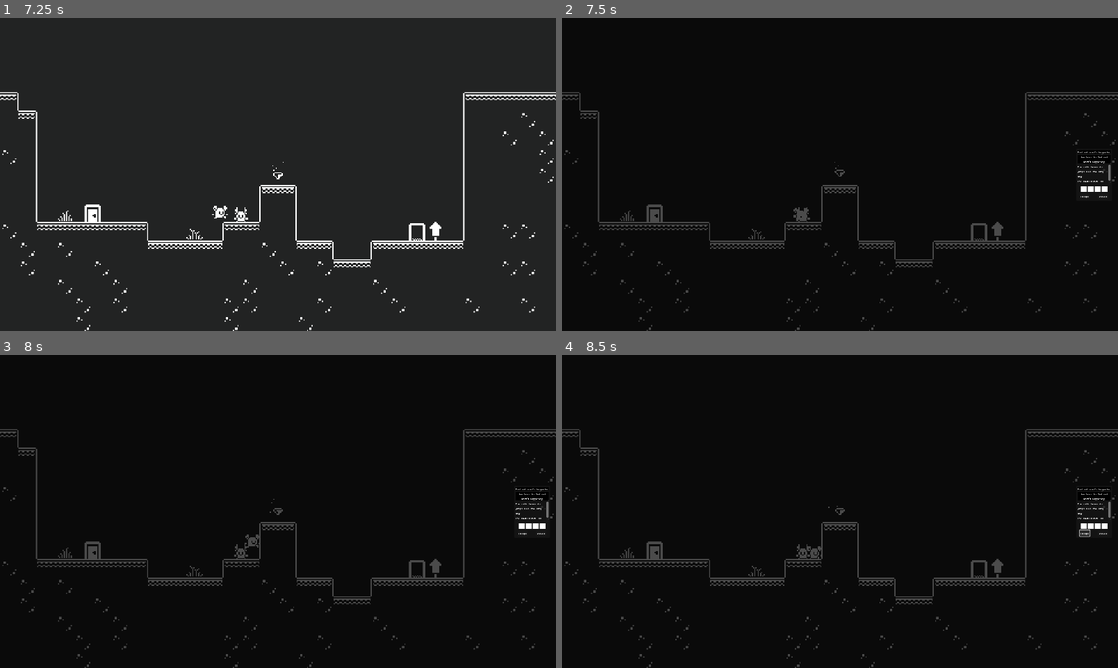
Above: before the commit, frames 1-4 (two rows, left to right).
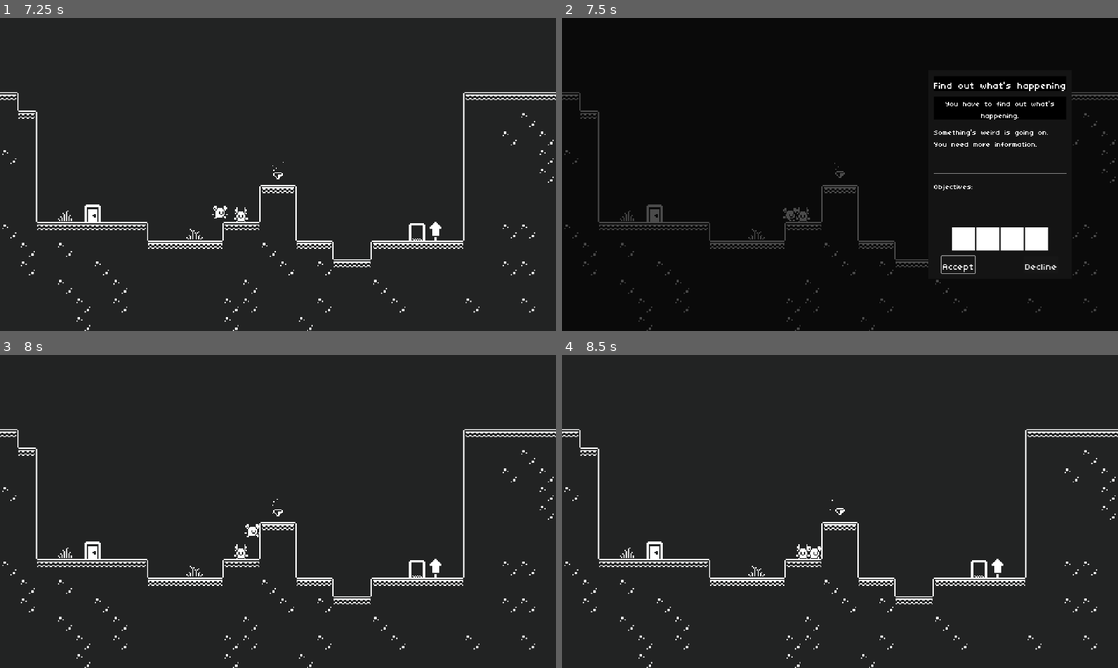
Above: after the commit, the same moments.

Repository: jrenato/duality
Game: Godot game, scene res://UI/main_menu.tscn
Same seed, same stepped clock (60 frames per second), same inputs: the game is played once before the commit and once after it.
Inputs (mouse positions are in pixels of both pictures, inside the frame that each line leads up to):
- Up to frame 1 (7.25 s): click "Start" at 0.5 s; tap Enter at 1.25 s; hold D (move_right) 1.28-2.78 s; tap W (interact) at 1.35, 2.3, 2.85, 3.6, 5.1, 5.85, 6.8 s; tap Space (jump) at 1.52, 1.55, 1.82, 2.1, 2.27, 2.57, 3.05, 3.77, 4.07, 4.35, 4.52, 4.82, 5.27, 5.57, 6.05, 6.6, 6.77, 7.07 s; hold A (move_left) 2.78-5.03 s; hold D (move_right) from 5.03 s (still down)
- Up to frame 2 (7.5 s): keep holding D (move_right); tap W (interact) at 7.35 s
- Up to frame 3 (8 s): keep holding D (move_right); tap Space (jump) at 7.52, 7.55, 7.82 s
- Up to frame 4 (8.5 s): release D (move_right) at 8 s; click (1084, 533) at 8 s, where only the run before the commit has a clickable "Accept"

Frame 1 is identical in both runs. In frame 2, 2.8% of the frame differs, in the area x 39-99%, y 20-82%; in frame 3, 99%; in frame 4, 99%, in the area x 0-100%, y 0-100%.

Commit message:
Completed quest giver ui

Diff:
--- a/Autoloads/sound_player.tscn
+++ b/Autoloads/sound_player.tscn
@@ -3,6 +3,7 @@
 [ext_resource type="Script" path="res://Autoloads/sound_player.gd" id="1_8v342"]
 
 [node name="SoundPlayer" type="Node"]
+process_mode = 3
 script = ExtResource("1_8v342")
 
 [node name="SoundPlayers" type="Node" parent="."]
--- a/Systems/Quest/Components/quest_giver_component.gd
+++ b/Systems/Quest/Components/quest_giver_component.gd
@@ -6,11 +6,16 @@
 
 var quest_details : QuestDetails
 
+var interacting_player : Player
+
 
 func _ready() -> void:
 	quest_giver_screen.visible = false
 	quest_details = QuestDatabase.get_quest(1001)
 	quest_giver_screen.set_quest_details(quest_details)
+
+	quest_giver_screen.accept_button.pressed.connect(_on_accept_button_pressed)
+	quest_giver_screen.decline_button.pressed.connect(_on_decline_button_pressed)
 
 
 func interact_with(player : Player) -> void:
@@ -21,8 +26,26 @@
 		print("You already have that quest")
 		return
 
-	display_quest()
+	interacting_player = player
+	display_quest_screen()
 
 
-func display_quest() -> void:
+func display_quest_screen() -> void:
 	quest_giver_screen.visible = true
+	quest_giver_screen.accept_button.grab_focus()
+	get_tree().paused = true
+
+
+func hide_quest_screen() -> void:
+	quest_giver_screen.visible = false
+	get_tree().paused = false
+
+
+func _on_accept_button_pressed() -> void:
+	interacting_player.quest_log_component.add_new_quest(quest_details)
+	quest_giver_screen.visible = false
+	get_tree().paused = false
+
+
+func _on_decline_button_pressed() -> void:
+	hide_quest_screen()
--- a/Systems/UI/quest_giver_screen.gd
+++ b/Systems/UI/quest_giver_screen.gd
@@ -16,3 +16,4 @@
 func set_quest_details(quest_details : QuestDetails) -> void:
 	title_label.text = quest_details.quest_name
 	description_label.text = quest_details.log_description
+	stage_label.text = quest_details.stages[0].description
--- a/Systems/UI/quest_giver_screen.tscn
+++ b/Systems/UI/quest_giver_screen.tscn
@@ -1,11 +1,21 @@
-[gd_scene load_steps=4 format=3 uid="uid://cvku3xmbdrgyh"]
+[gd_scene load_steps=7 format=3 uid="uid://cvku3xmbdrgyh"]
 
 [ext_resource type="FontFile" uid="uid://dk0lde2ju67sl" path="res://Assets/TinyUnicode.ttf" id="1_5daq3"]
 [ext_resource type="Script" path="res://Systems/UI/quest_giver_screen.gd" id="1_5ev5p"]
 
-[sub_resource type="StyleBoxFlat" id="StyleBoxFlat_c0y7w"]
+[sub_resource type="StyleBoxFlat" id="StyleBoxFlat_7rbh5"]
+bg_color = Color(0.0784314, 0.0784314, 0.0784314, 1)
+
+[sub_resource type="StyleBoxFlat" id="StyleBoxFlat_7mscw"]
+bg_color = Color(0, 0, 0, 1)
+
+[sub_resource type="StyleBoxFlat" id="StyleBoxFlat_0f27m"]
+bg_color = Color(0, 0, 0, 1)
+
+[sub_resource type="StyleBoxEmpty" id="StyleBoxEmpty_3fcaj"]
 
 [node name="QuestGiverScreen" type="CanvasLayer"]
+process_mode = 3
 script = ExtResource("1_5ev5p")
 
 [node name="ColorRect" type="ColorRect" parent="."]
@@ -27,48 +37,46 @@
 offset_bottom = 20.0
 grow_horizontal = 0
 grow_vertical = 2
-theme_override_constants/margin_right = 20
+theme_override_constants/margin_right = 160
 
 [node name="PanelContainer" type="PanelContainer" parent="MarginContainer"]
-custom_minimum_size = Vector2(120, 180)
+custom_minimum_size = Vector2(480, 720)
 layout_mode = 2
+theme_override_styles/panel = SubResource("StyleBoxFlat_7rbh5")
 
 [node name="MarginContainer" type="MarginContainer" parent="MarginContainer/PanelContainer"]
 layout_mode = 2
-theme_override_constants/margin_left = 5
-theme_override_constants/margin_top = 5
-theme_override_constants/margin_right = 5
-theme_override_constants/margin_bottom = 5
+theme_override_constants/margin_left = 20
+theme_override_constants/margin_top = 20
+theme_override_constants/margin_right = 20
+theme_override_constants/margin_bottom = 20
 
 [node name="VBoxContainer" type="VBoxContainer" parent="MarginContainer/PanelContainer/MarginContainer"]
 layout_mode = 2
+theme_override_constants/separation = 20
 
 [node name="PanelContainer" type="PanelContainer" parent="MarginContainer/PanelContainer/MarginContainer/VBoxContainer"]
 layout_mode = 2
-
-[node name="ColorRect" type="ColorRect" parent="MarginContainer/PanelContainer/MarginContainer/VBoxContainer/PanelContainer"]
-layout_mode = 2
-color = Color(0, 0, 0, 1)
+theme_override_styles/panel = SubResource("StyleBoxFlat_7mscw")
 
 [node name="TitleLabel" type="Label" parent="MarginContainer/PanelContainer/MarginContainer/VBoxContainer/PanelContainer"]
 unique_name_in_owner = true
 layout_mode = 2
 theme_override_fonts/font = ExtResource("1_5daq3")
+theme_override_font_sizes/font_size = 64
 text = "Quest Title"
 horizontal_alignment = 1
 
 [node name="PanelContainer2" type="PanelContainer" parent="MarginContainer/PanelContainer/MarginContainer/VBoxContainer"]
 layout_mode = 2
-
-[node name="ColorRect" type="ColorRect" parent="MarginContainer/PanelContainer/MarginContainer/VBoxContainer/PanelContainer2"]
-layout_mode = 2
-color = Color(0, 0, 0, 1)
+theme_override_styles/panel = SubResource("StyleBoxFlat_0f27m")
 
 [node name="DescriptionLabel" type="Label" parent="MarginContainer/PanelContainer/MarginContainer/VBoxContainer/PanelContainer2"]
 unique_name_in_owner = true
 layout_mode = 2
 size_flags_vertical = 1
 theme_override_fonts/font = ExtResource("1_5daq3")
+theme_override_font_sizes/font_size = 48
 text = "The quick brown fox jumps over the lazy dog"
 horizontal_alignment = 1
 autowrap_mode = 2
@@ -85,16 +93,22 @@
 [node name="StageLabel" type="Label" parent="MarginContainer/PanelContainer/MarginContainer/VBoxContainer/ScrollContainer/VBoxContainer"]
 unique_name_in_owner = true
 layout_mode = 2
-size_flags_vertical = 1
+size_flags_vertical = 3
 theme_override_fonts/font = ExtResource("1_5daq3")
+theme_override_font_sizes/font_size = 48
 text = "The quick brown fox jumps over the lazy dog"
 autowrap_mode = 2
 
-[node name="ObjectivesLabel" type="Label" parent="MarginContainer/PanelContainer/MarginContainer/VBoxContainer/ScrollContainer/VBoxContainer"]
+[node name="HSeparator" type="HSeparator" parent="MarginContainer/PanelContainer/MarginContainer/VBoxContainer"]
+layout_mode = 2
+
+[node name="ObjectivesLabel" type="Label" parent="MarginContainer/PanelContainer/MarginContainer/VBoxContainer"]
 unique_name_in_owner = true
 layout_mode = 2
+size_flags_vertical = 3
 theme_override_fonts/font = ExtResource("1_5daq3")
-text = "The quick brown fox jumps over the lazy dog"
+theme_override_font_sizes/font_size = 48
+text = "Objectives:"
 autowrap_mode = 2
 
 [node name="HBoxContainer" type="HBoxContainer" parent="MarginContainer/PanelContainer/MarginContainer/VBoxContainer"]
@@ -102,19 +116,19 @@
 alignment = 1
 
 [node name="ColorRect" type="ColorRect" parent="MarginContainer/PanelContainer/MarginContainer/VBoxContainer/HBoxContainer"]
-custom_minimum_size = Vector2(20, 20)
+custom_minimum_size = Vector2(80, 80)
 layout_mode = 2
 
 [node name="ColorRect2" type="ColorRect" parent="MarginContainer/PanelContainer/MarginContainer/VBoxContainer/HBoxContainer"]
-custom_minimum_size = Vector2(20, 20)
+custom_minimum_size = Vector2(80, 80)
 layout_mode = 2
 
 [node name="ColorRect3" type="ColorRect" parent="MarginContainer/PanelContainer/MarginContainer/VBoxContainer/HBoxContainer"]
-custom_minimum_size = Vector2(20, 20)
+custom_minimum_size = Vector2(80, 80)
 layout_mode = 2
 
 [node name="ColorRect4" type="ColorRect" parent="MarginContainer/PanelContainer/MarginContainer/VBoxContainer/HBoxContainer"]
-custom_minimum_size = Vector2(20, 20)
+custom_minimum_size = Vector2(80, 80)
 layout_mode = 2
 
 [node name="HBoxContainer2" type="HBoxContainer" parent="MarginContainer/PanelContainer/MarginContainer/VBoxContainer"]
@@ -125,15 +139,17 @@
 unique_name_in_owner = true
 layout_mode = 2
 theme_override_fonts/font = ExtResource("1_5daq3")
+theme_override_font_sizes/font_size = 64
 text = "Accept"
 
 [node name="VSeparator" type="VSeparator" parent="MarginContainer/PanelContainer/MarginContainer/VBoxContainer/HBoxContainer2"]
 layout_mode = 2
-theme_override_constants/separation = 20
-theme_override_styles/separator = SubResource("StyleBoxFlat_c0y7w")
+theme_override_constants/separation = 160
+theme_override_styles/separator = SubResource("StyleBoxEmpty_3fcaj")
 
 [node name="DeclineButton" type="Button" parent="MarginContainer/PanelContainer/MarginContainer/VBoxContainer/HBoxContainer2"]
 unique_name_in_owner = true
 layout_mode = 2
 theme_override_fonts/font = ExtResource("1_5daq3")
+theme_override_font_sizes/font_size = 64
 text = "Decline"
